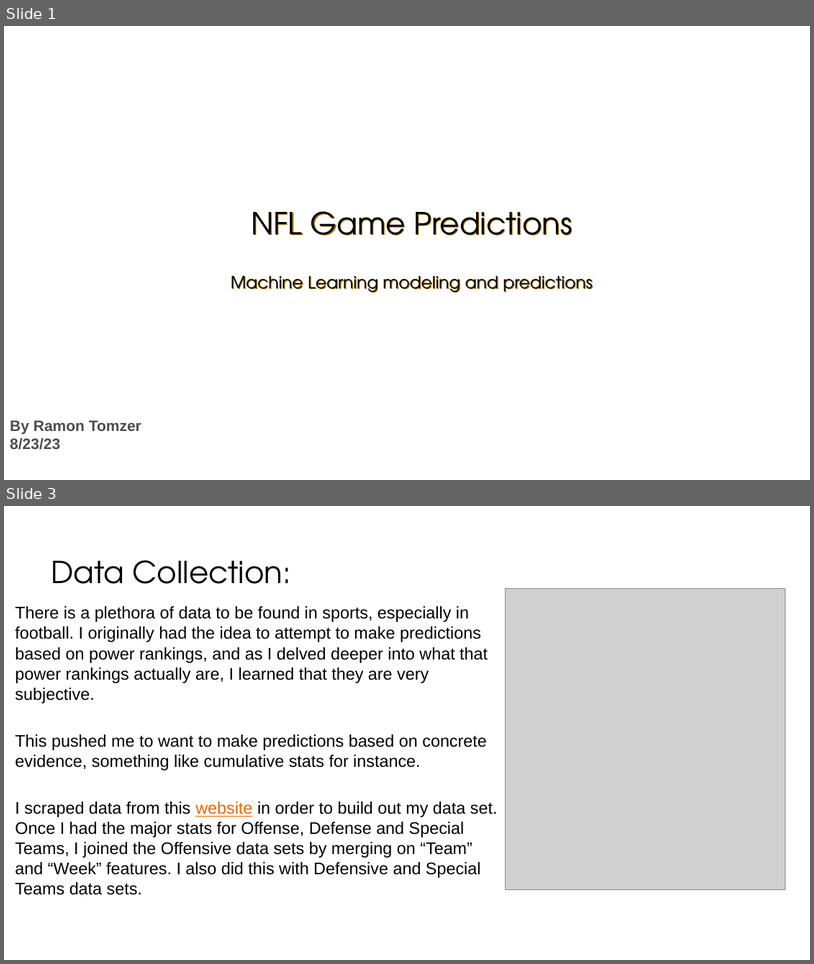
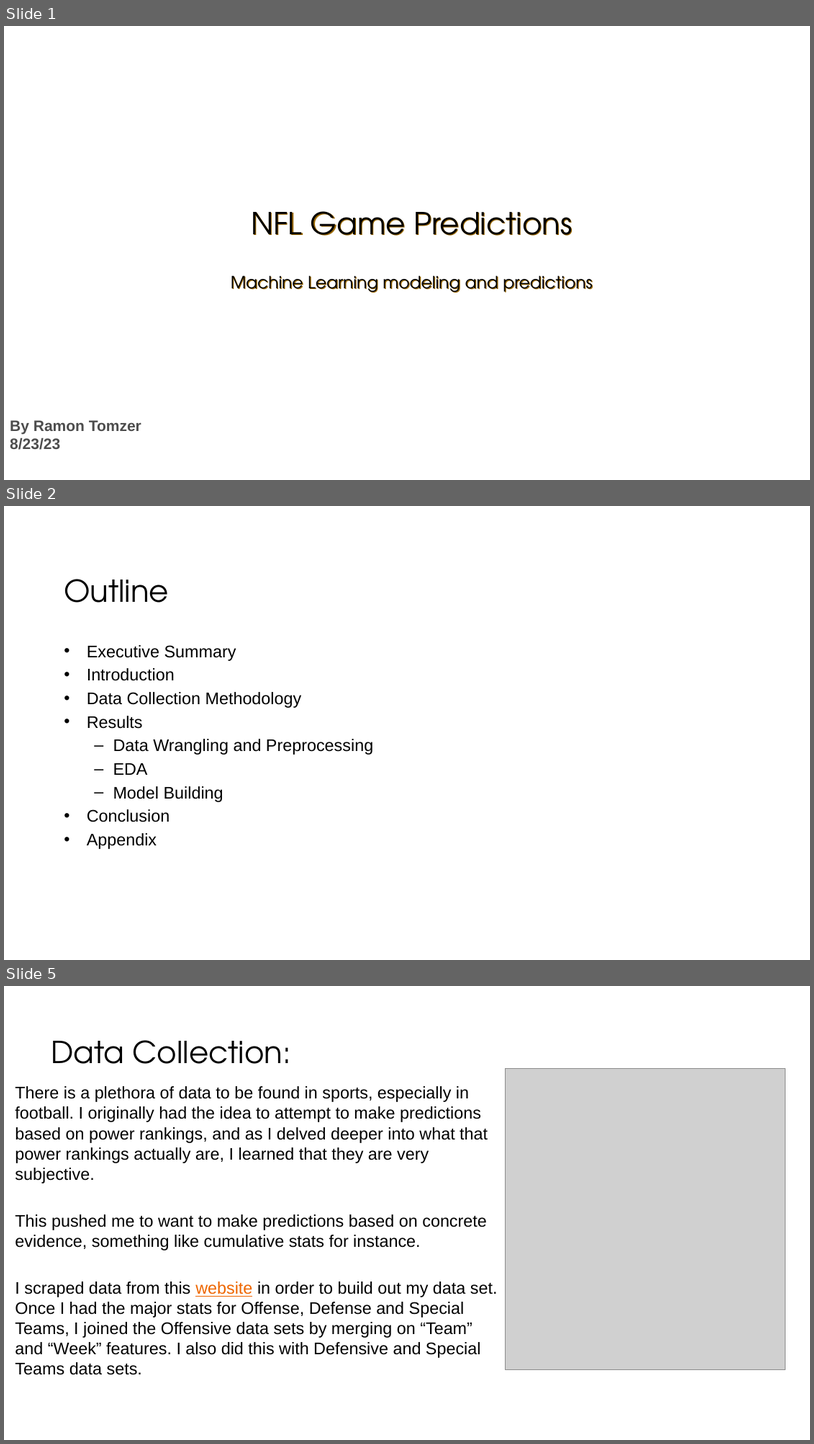
Before and after one commit to RDT3304/NFL-Game_Predictor, a slide deck: NFL Game Predictions.pptx. Shown one above the other, each under a label of ours: slides 1 and 3 before the commit, slides 1, 2 and 5 after it; the slides between them are not shown. The pictures are 814x964 and 814x1444 pixels, drawn with LibreOffice and Linux fonts; fonts in the diff are those of the drawing; grey boxes stand for pictures; background and template pictures are left out. Boxes give left, top, right and bottom in pixels: in the first picture for what was removed or moved away, otherwise in the second. Text is boxed around its words. In the diff, an @@ line names an element or a change of style, - is before the commit and + after.

```diff
--- a/NFL Game Predictions.pptx
+++ b/NFL Game Predictions.pptx
@@ slide 2 added at <box>4,506,810,960</box>, background picture (left out) @@
@@ title added at <box>64,579,169,602</box>, 36 pt, text #000000 @@
+Outline
@@ text added at <box>87,645,373,849</box>, 20 pt, text #000000 @@
+• Executive Summary
+• Introduction
+• Data Collection Methodology
+• Results
+  – Data Wrangling and Preprocessing
+  – EDA
+  – Model Building
+• Conclusion
+• Appendix
@@ what was slide 3 is now slide 5 @@
```
Also in this commit, not shown: 2 slides changed, 2 other slides added, 1 slide removed.
